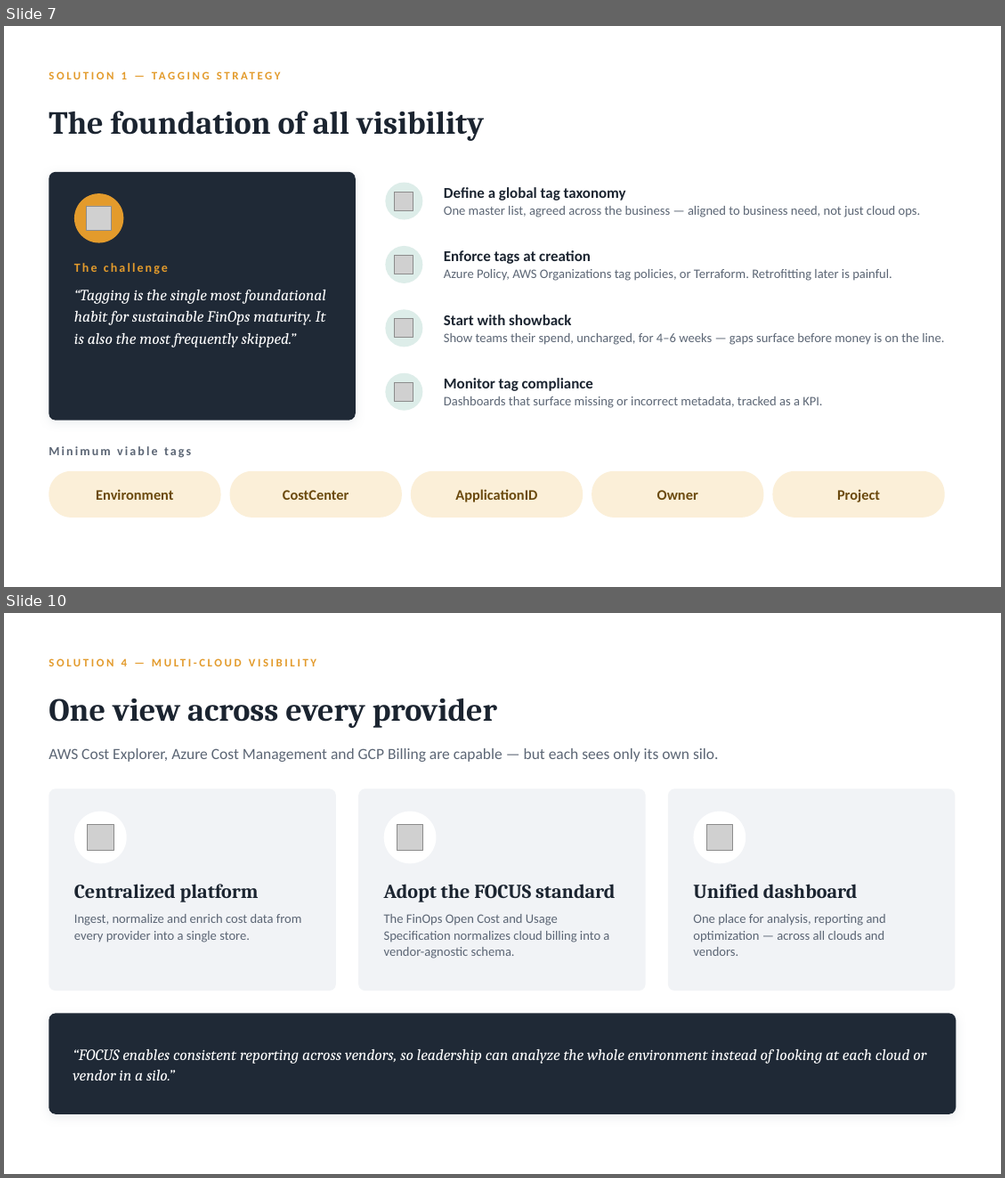
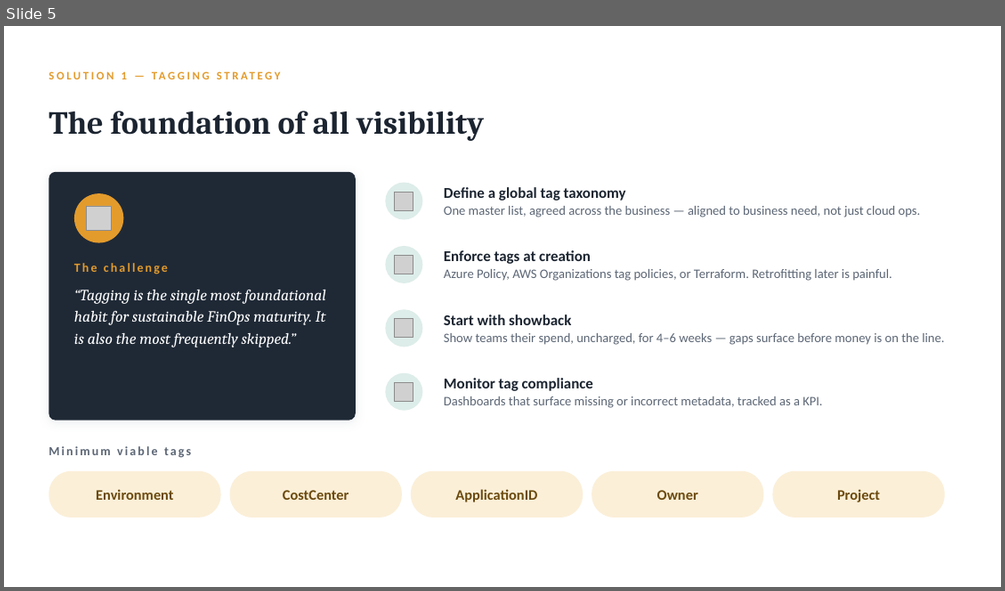
Before and after one commit to arielga5-code/Finops, a slide deck: presentations/finops-gaining-visibility-cfo.pptx. Shown one above the other, each under a label of ours: slides 7 and 10 before the commit, slide 5 after it; the slides between them are not shown. The pictures are 1005x1178 and 1005x591 pixels, drawn with LibreOffice and Linux fonts; fonts in the diff are those of the drawing; grey boxes stand for pictures. Boxes give left, top, right and bottom in pixels: in the first picture for what was removed or moved away, otherwise in the second. Text is boxed around its words. In the diff, an @@ line names an element or a change of style, - is before the commit and + after.

```diff
--- a/presentations/finops-gaining-visibility-cfo.pptx
+++ b/presentations/finops-gaining-visibility-cfo.pptx
@@ slide 10 removed at (x1=4, y1=613, x2=1001, y2=1174), background #FFFFFF @@
@@ text removed at (x1=121, y1=658, x2=127, y2=666) @@
-SOLUTION 4 — MULTI-CLOUD VISIBILITY
@@ text removed at (x1=48, y1=698, x2=497, y2=728) @@
-One view across every provider
@@ text removed at (x1=48, y1=748, x2=718, y2=762) @@
-AWS Cost Explorer, Azure Cost Management and GCP Billing are capable — but each sees only its own silo.
@@ rounded rectangle removed at (x1=48, y1=788, x2=336, y2=990) @@
@@ rounded rectangle removed at (x1=358, y1=788, x2=646, y2=990) @@
@@ rounded rectangle removed at (x1=668, y1=788, x2=955, y2=990) @@
@@ ellipse removed at (x1=74, y1=811, x2=127, y2=863) @@
@@ picture removed at (x1=87, y1=825, x2=113, y2=851) @@
@@ ellipse removed at (x1=384, y1=811, x2=437, y2=863) @@
@@ picture removed at (x1=396, y1=825, x2=423, y2=851) @@
@@ ellipse removed at (x1=694, y1=811, x2=745, y2=863) @@
@@ picture removed at (x1=706, y1=825, x2=732, y2=851) @@
@@ text removed at (x1=74, y1=884, x2=259, y2=902) @@
-Centralized platform
@@ text removed at (x1=384, y1=884, x2=615, y2=902) @@
-Adopt the FOCUS standard
@@ text removed at (x1=693, y1=884, x2=858, y2=898) @@
-Unified dashboard
@@ text removed at (x1=74, y1=914, x2=302, y2=942) @@
-Ingest, normalize and enrich cost data from every provider into a single store.
@@ text removed at (x1=384, y1=914, x2=609, y2=958) @@
-The FinOps Open Cost and Usage Specification normalizes cloud billing into a vendor-agnostic schema.
@@ text removed at (x1=693, y1=914, x2=886, y2=956) @@
-One place for analysis, reporting and optimization — across all clouds and vendors.
@@ rounded rectangle removed at (x1=48, y1=1013, x2=956, y2=1114) @@
@@ text removed at (x1=73, y1=1049, x2=926, y2=1080) @@
-“FOCUS enables consistent reporting across vendors, so leadership can analyze the whole environment instead of looking at each cloud or vendor in a silo.”
@@ what was slide 7 is now slide 5 @@
```
Also in this commit, not shown: 1 slide changed, 6 slides added, 17 other slides removed, 9 other files.
